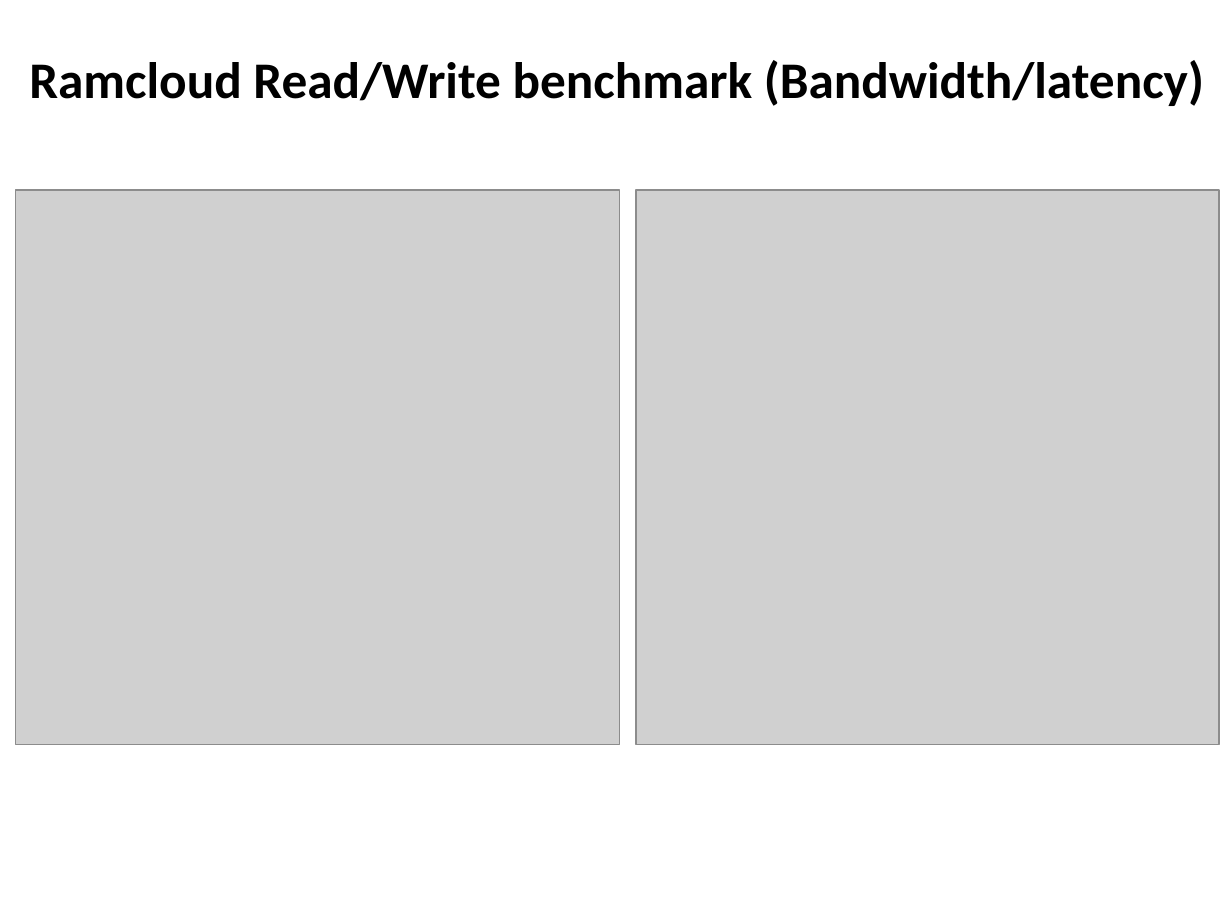
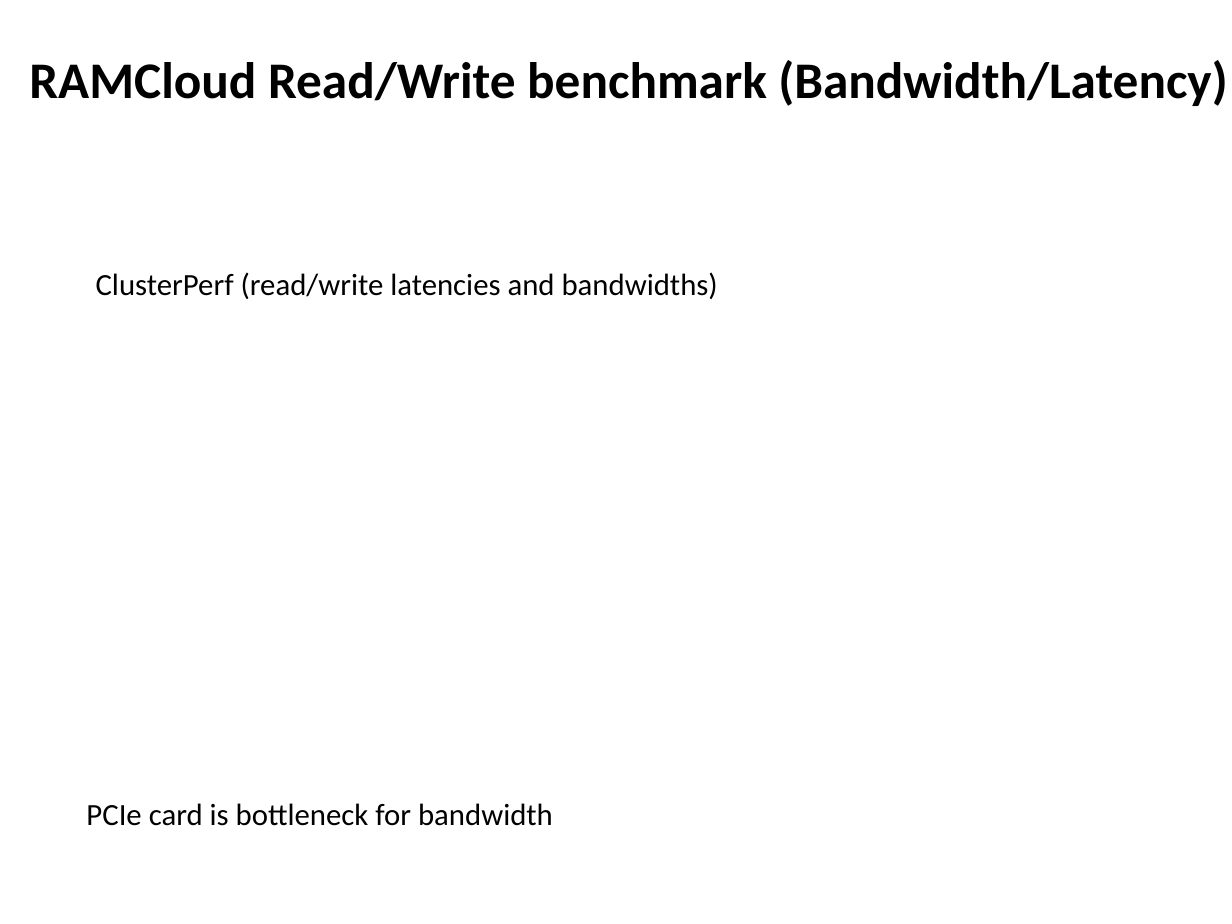
Before and after one commit to jcarreira/aspire-retreat, a slide deck: slide 5 of FireboxBenchmarks-retreat.pptx (slide 2 before the commit). Drawn at 1232x924 pixels with LibreOffice and Linux fonts; fonts in the diff are those of the drawing; grey boxes stand for pictures. Boxes give left, top, right and bottom in pixels: in the first picture for what was removed or moved away, otherwise in the second. Text is boxed around its words. In the diff, an @@ line names an element or a change of style, - is before the commit and + after.

```diff
--- a/FireboxBenchmarks-retreat.pptx
+++ b/FireboxBenchmarks-retreat.pptx
@@ text at (x1=29, y1=60, x2=1227, y2=106): text changed @@
-Ramcloud Read/Write benchmark (Bandwidth/latency)
+RAMCloud Read/Write benchmark (Bandwidth/Latency)
@@ picture removed at (x1=16, y1=190, x2=620, y2=744) @@
@@ picture removed at (x1=636, y1=190, x2=1218, y2=744) @@
@@ text added at (x1=96, y1=272, x2=718, y2=299), 18 pt, text #000000 @@
+ClusterPerf (read/write latencies and bandwidths)
@@ text added at (x1=86, y1=803, x2=553, y2=826), 18 pt, text #000000 @@
+PCIe card is bottleneck for bandwidth
```
Also in this commit, not shown: 6 slides added, 1 other file.
